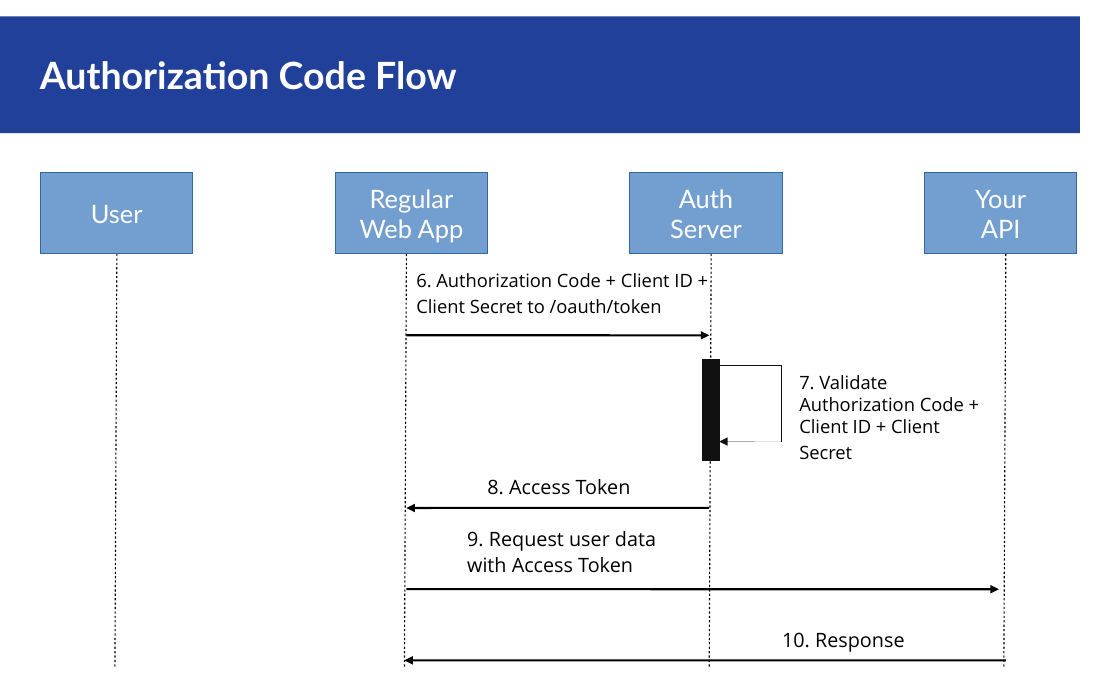
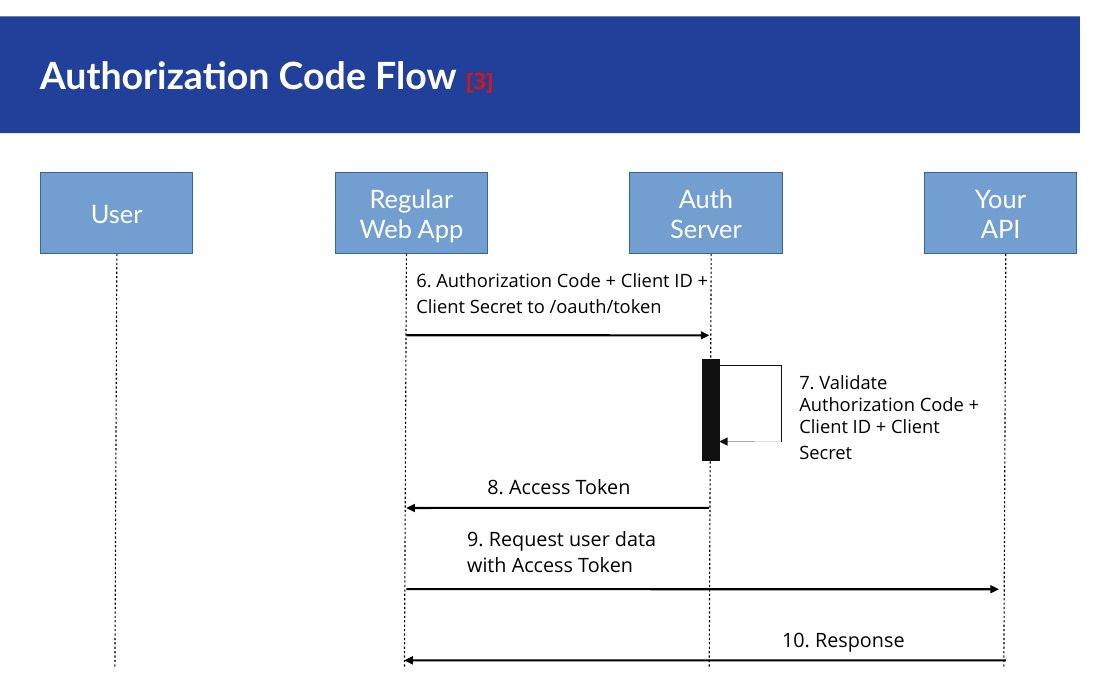
Before and after one commit to cafab/ch.bfh.project2, a slide deck: slide 11 of docs/Auth_Code_Flow_with_PKCE.odp. Drawn at 1120x700 pixels with LibreOffice and Linux fonts; fonts in the diff are those of the drawing. Boxes give left, top, right and bottom in pixels: in the first picture for what was removed or moved away, otherwise in the second. Text is boxed around its words. In the diff, an @@ line names an element or a change of style, - is before the commit and + after.

```diff
--- a/docs/Auth_Code_Flow_with_PKCE.odp
+++ b/docs/Auth_Code_Flow_with_PKCE.odp
@@ title at (40, 61, 494, 93): text changed @@
-Authorization Code Flow
+Authorization Code Flow [3]
```
Also in this commit, not shown: 10 other slides changed, 1 slide added.
